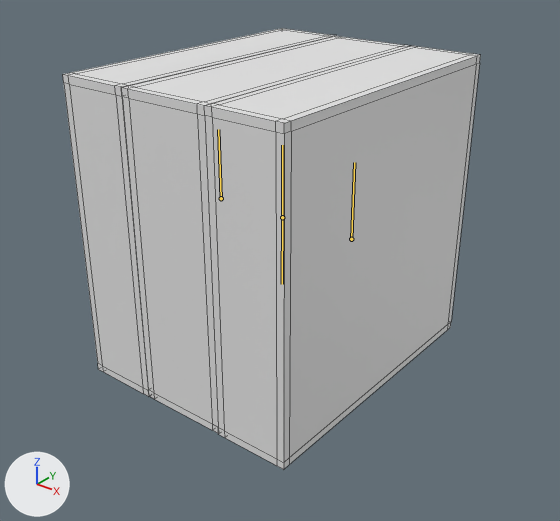
Before and after pictures for a commit that changed the FBX model Assets/Models/CubesAnimated/Sandwich_Cube.fbx.
Camera for both pictures: a camera (50 mm lens) standing at (1.468, -1.848, 0.987) and looking at (0.032, -0.053, -0.126). Arrows for +X, +Y and +Z are at lower left; the lights stay in place. Both versions are drawn at frame 60 of the action 'Sandwich_Cube_03'; the numbers are the values there. The bones that bend it are drawn over the model as lines. Mesh edges are drawn as thin lines.

In view in the first picture: 'Sandwich_Cube'.
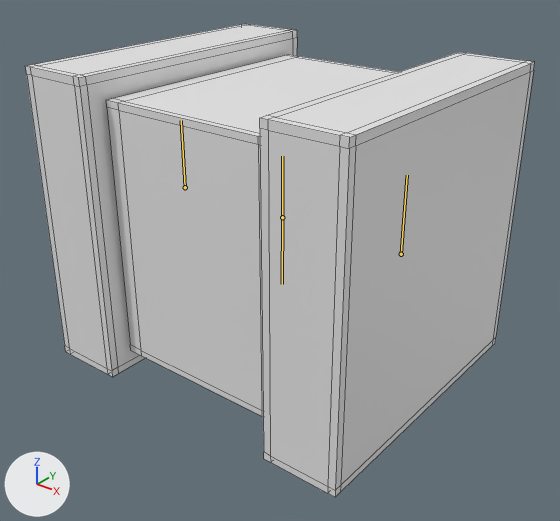
Location of each change, [x1, y1, x2, y2] in pixels of the pictures (560 x 521 px):
'Sandwich_Cube', posed (22% wider, 7% taller)
    before: [63, 28, 481, 469]
    after: [25, 24, 535, 497]
bone 'Bone.001', root to tip
    before: (282, 217) to (282, 145)
    after: (282, 217) to (282, 156)
bone 'Bone.002', root to tip
    before: (221, 198) to (218, 129)
    after: (185, 187) to (181, 120)
bone 'Bone.003', root to tip
    before: (351, 239) to (354, 162)
    after: (401, 254) to (407, 175)

Patch to the scene script:
```diff
--- a/Assets/Models/CubesAnimated/Sandwich_Cube.fbx.py
+++ b/Assets/Models/CubesAnimated/Sandwich_Cube.fbx.py
@@ bone_bone_001 @@
 bone_bone_001 = bpy.data.objects['Armature.006'].pose.bones['Bone.001']  # child of 'Bone'
-bone_bone_001.scale = (1.01, 1.0, 1.0)
+bone_bone_001.scale = (2.09, 0.85, 0.85)
@@ bone_bone_002 @@
 bone_bone_002 = bpy.data.objects['Armature.006'].pose.bones['Bone.002']  # child of 'Bone'
-bone_bone_002.location = (0.098, 0.0, 0.0)
+bone_bone_002.location = (-0.08, 0.0, 0.0)
@@ bone_bone_003 @@
 bone_bone_003 = bpy.data.objects['Armature.006'].pose.bones['Bone.003']  # child of 'Bone'
-bone_bone_003.location = (-0.098, 0.0, 0.0)
+bone_bone_003.location = (0.08, 0.0, 0.0)
```
